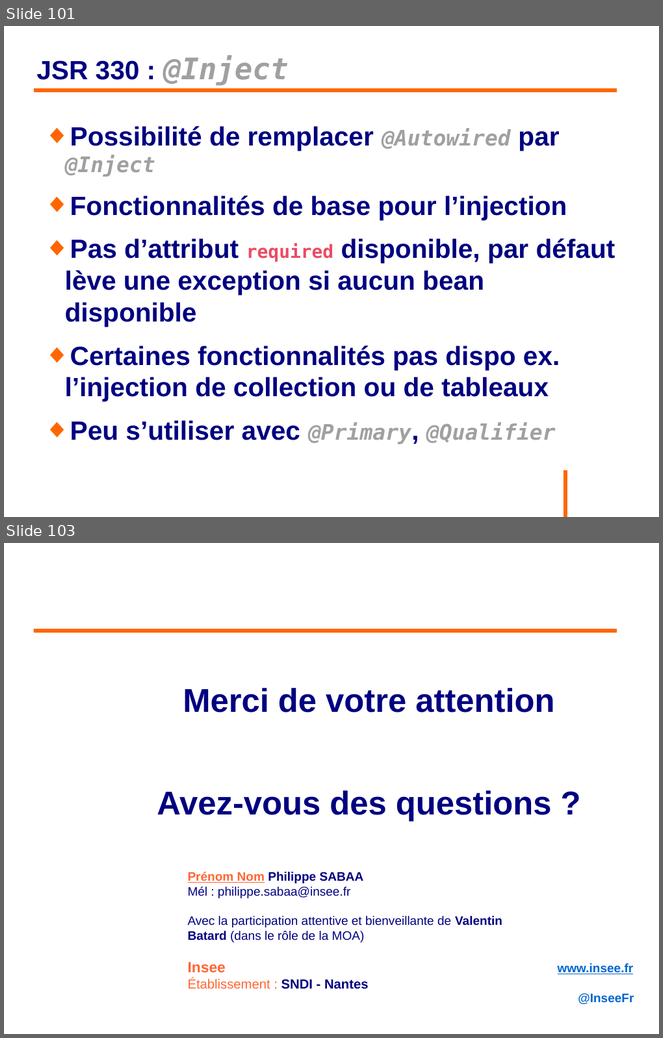
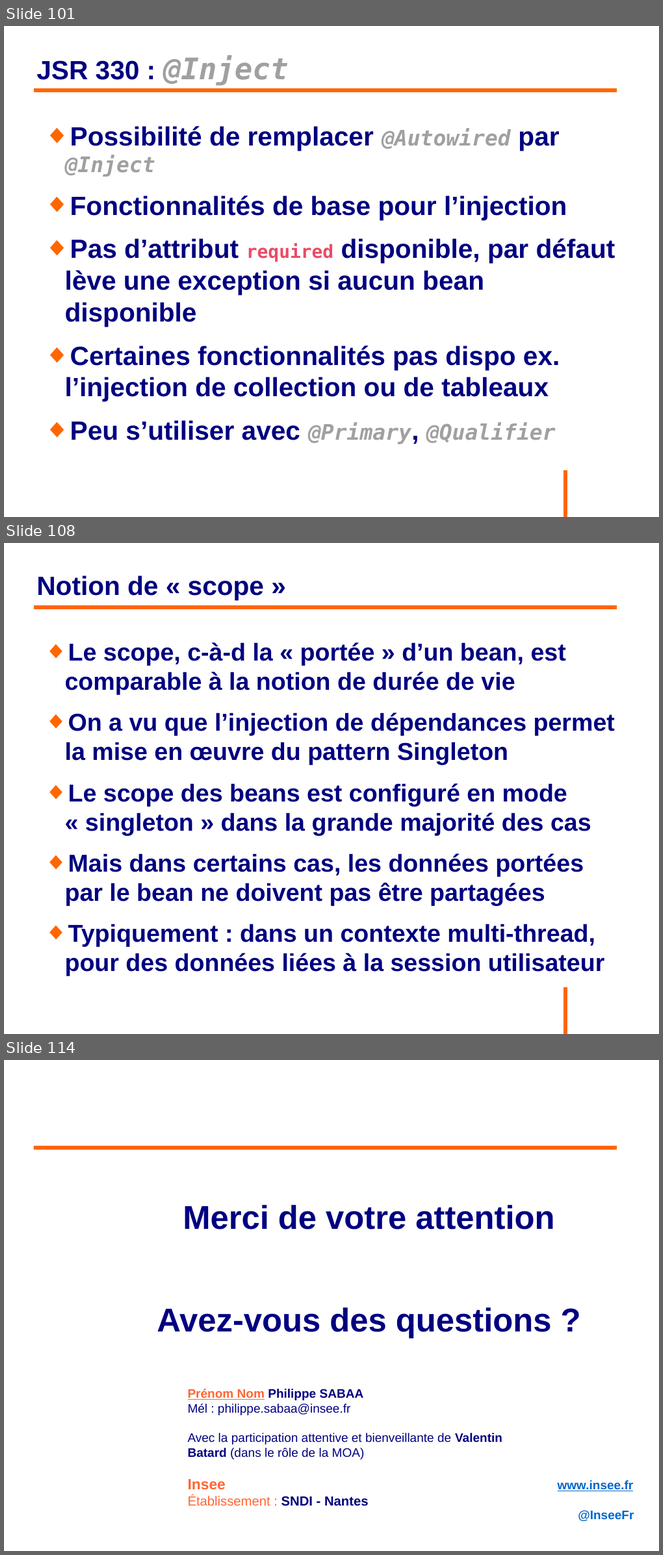
Before and after one commit to philphils/formation-spring, a slide deck: Documentation/diapo_formation_spring.odp. Shown one above the other, each under a label of ours: slides 101 and 103 before the commit, slides 101, 108 and 114 after it; the slides between them are not shown. The pictures are 663x1038 and 663x1555 pixels, drawn with LibreOffice and Linux fonts; fonts in the diff are those of the drawing; background and template pictures are left out. Boxes give left, top, right and bottom in pixels: in the first picture for what was removed or moved away, otherwise in the second. Text is boxed around its words. In the diff, an @@ line names an element or a change of style, - is before the commit and + after.

```diff
--- a/Documentation/diapo_formation_spring.odp
+++ b/Documentation/diapo_formation_spring.odp
@@ slide 108 added at [4,543,659,1034], background #FFFFFF; not listed: 1 template element that a slide beside it also shows @@
@@ title added at [36,575,264,600], 32 pt, text #000080, bold @@
+Notion de « scope »
@@ line added from (34, 607) to (618, 607), #FF6600 4.54 pt @@
@@ text added at [65,642,615,977], 29.6 pt, text #000080, bold @@
+◆ Le scope, c-à-d la « portée » d’un bean, est comparable à la notion de durée de vie
+◆ On a vu que l’injection de dépendances permet la mise en œuvre du pattern Singleton
+◆ Le scope des beans est configuré en mode « singleton » dans la grande majorité des cas
+◆ Mais dans certains cas, les données portées par le bean ne doivent pas être partagées
+◆ Typiquement : dans un contexte multi-thread, pour des données liées à la session utilisateur
@@ what was slide 103 is now slide 114 @@
```
Also in this commit, not shown: 2 slides changed, 10 other slides added.
